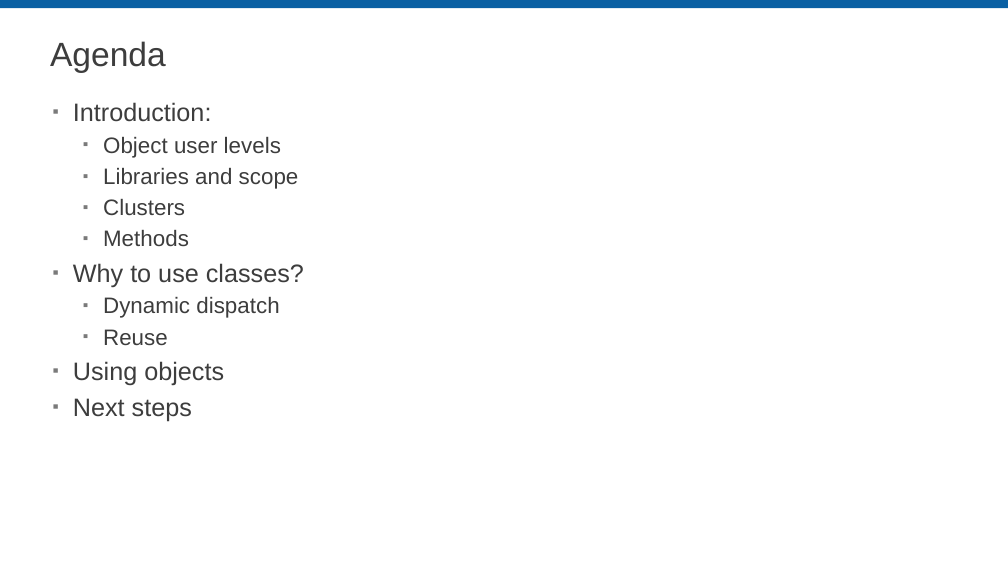
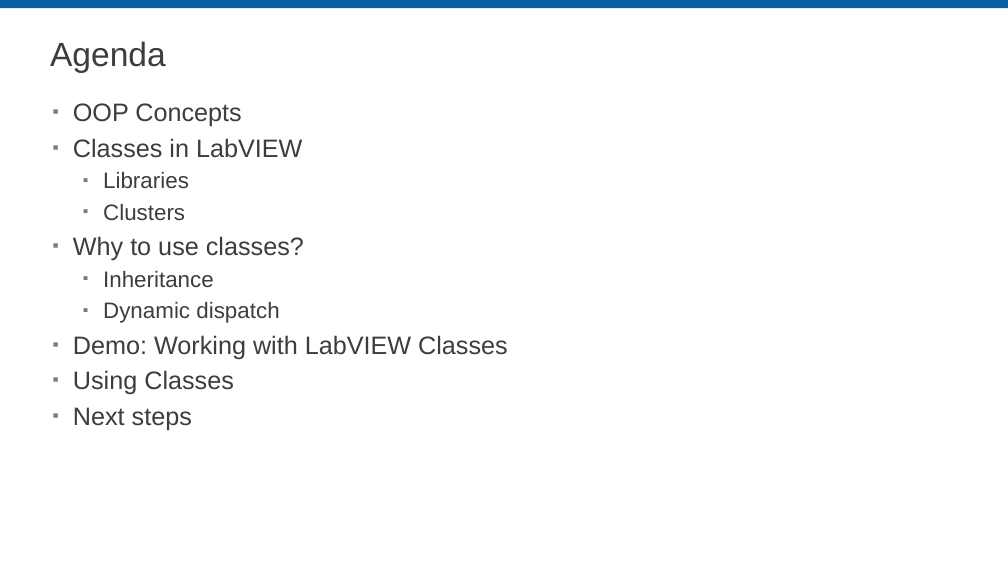
Before and after one commit to LabVIEW-DCAF/Documentation, a slide deck: slide 4 of Trunk/Getting Started Material/DCAF Training/2 Demystifying LabVIEW Object Oriented.pptx (slide 5 before the commit). Drawn at 1008x567 pixels with LibreOffice and Linux fonts; fonts in the diff are those of the drawing; background and template pictures are left out. Boxes give left, top, right and bottom in pixels: in the first picture for what was removed or moved away, otherwise in the second. Text is boxed around its words. In the diff, an @@ line names an element or a change of style, - is before the commit and + after.

```diff
--- a/Trunk/Getting Started Material/DCAF Training/2 Demystifying LabVIEW Object Oriented.pptx
+++ b/Trunk/Getting Started Material/DCAF Training/2 Demystifying LabVIEW Object Oriented.pptx
@@ text at bbox=[73, 103, 302, 188]: text changed; size 21.3 to 24 pt @@
-▪ Introduction:
-  ▪ Object user levels
-  ▪ Libraries and scope
+▪ OOP Concepts
+▪ Classes in LabVIEW
+  ▪ Libraries
@@ text at bbox=[103, 230, 189, 246]: paragraph removed @@
-  ▪ Methods
@@ text at bbox=[103, 271, 214, 287]: paragraph added @@
+  ▪ Inheritance
@@ text at bbox=[73, 335, 508, 394]: text changed @@
-  ▪ Reuse
-▪ Using objects
+▪ Demo: Working with LabVIEW Classes
+▪ Using Classes
```
Also in this commit, not shown: 8 other slides changed, 18 slides added, 1 slide removed.
